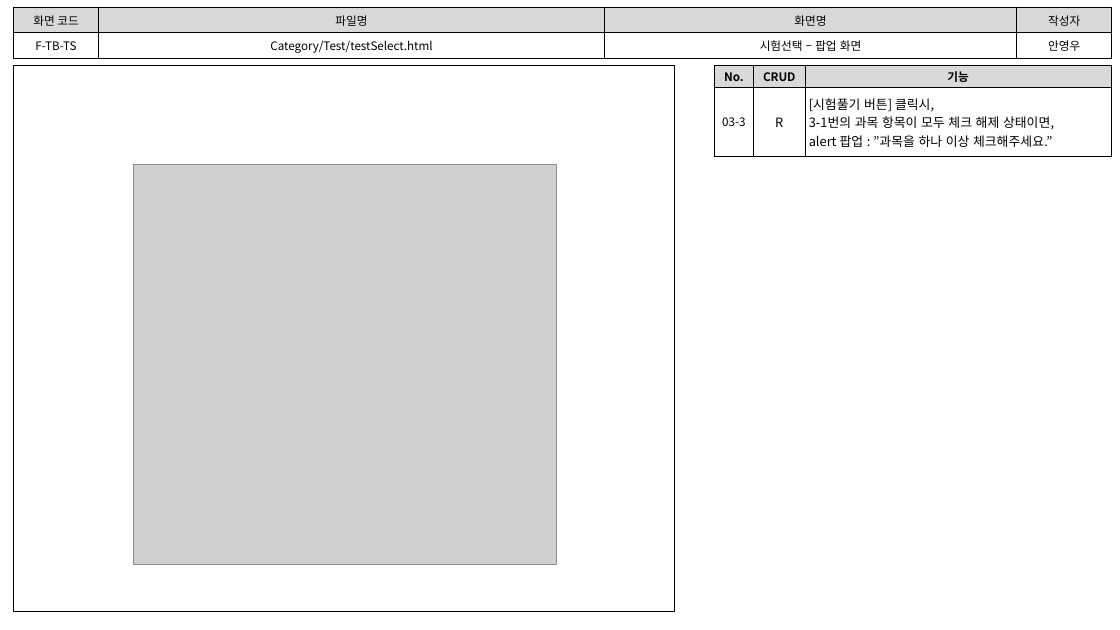
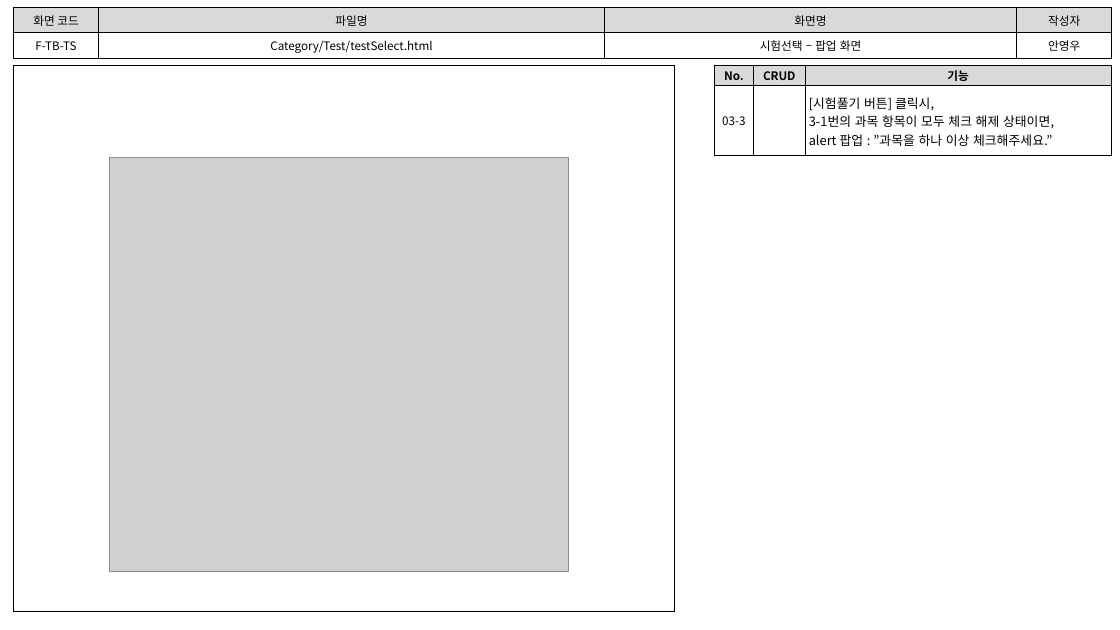
Before and after one commit to index506/cosmo6th_3thGroup, a slide deck: slide 4 of Text/02.화면설계도/3th_Project_화면 설계도(6기_안영우).pptx. Drawn at 1120x630 pixels with LibreOffice and Linux fonts; fonts in the diff are those of the drawing; grey boxes stand for pictures. Boxes give left, top, right and bottom in pixels: in the first picture for what was removed or moved away, otherwise in the second. Text is boxed around its words. In the diff, an @@ line names an element or a change of style, - is before the commit and + after.

```diff
--- a/Text/02.화면설계도/3th_Project_화면 설계도(6기_안영우).pptx
+++ b/Text/02.화면설계도/3th_Project_화면 설계도(6기_안영우).pptx
@@ table at (714, 66, 1111, 155) @@
-row 2, column 2: R
+row 2, column 2: 
@@ picture: place and size @@
-picture at (133, 165, 556, 565)
+picture at (110, 157, 569, 572)
```
Also in this commit, not shown: 8 other slides changed, 2 slides removed, 1 other file.
